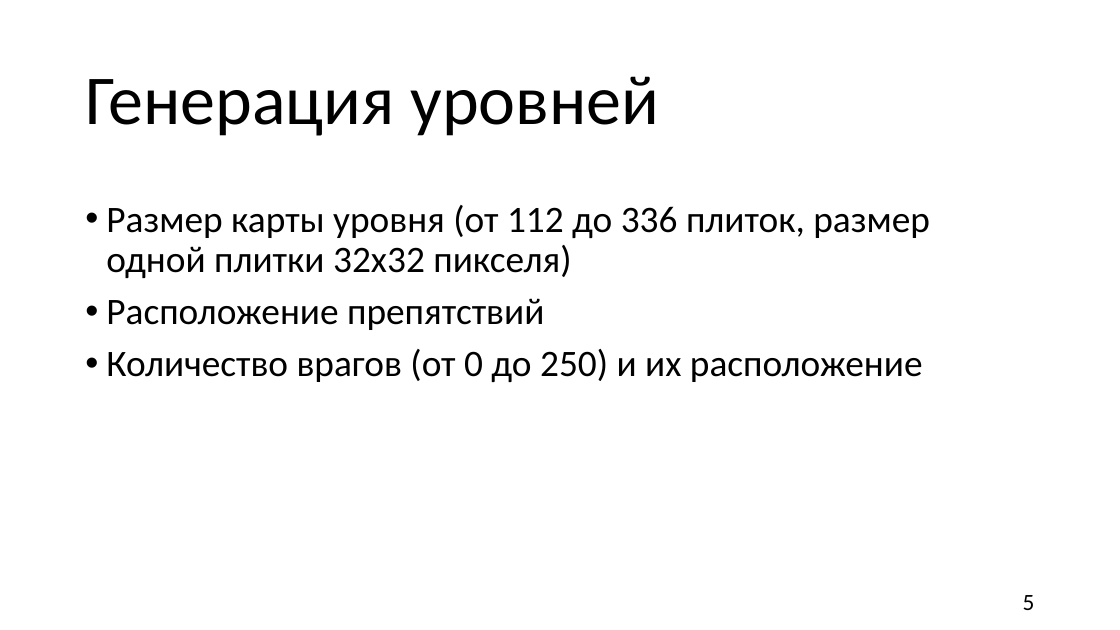
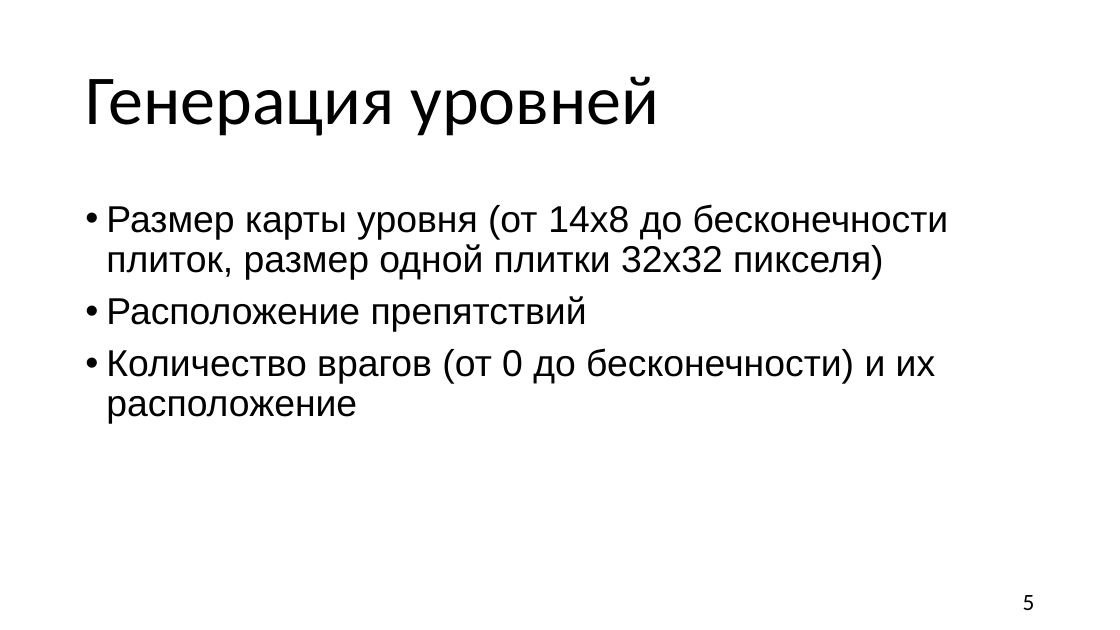
Before and after one commit to TiltInteractive/The-game-Resperation-, a slide deck: slide 5 of Б9121_09_03_03пикд_команда_4_презентация.pptx. Drawn at 1120x630 pixels with LibreOffice and Linux fonts; fonts in the diff are those of the drawing; background and template pictures are left out. Boxes give left, top, right and bottom in pixels: in the first picture for what was removed or moved away, otherwise in the second. Text is boxed around its words. In the diff, an @@ line names an element or a change of style, - is before the commit and + after.

```diff
--- a/Б9121_09_03_03пикд_команда_4_презентация.pptx
+++ b/Б9121_09_03_03пикд_команда_4_презентация.pptx
@@ text at [106,204,948,280]: text changed; font Calibri to Arial @@
-• Размер карты уровня (от 112 до 336 плиток, размер одной плитки 32х32 пикселя)
+• Размер карты уровня (от 14x8 до бесконечности плиток, размер одной плитки 32х32 пикселя)
@@ text at [106,296,587,332]: font Calibri to Arial in "Расположение препятствий" @@
@@ text at [106,348,936,424]: text changed; font Calibri to Arial @@
-• Количество врагов (от 0 до 250) и их расположение
+• Количество врагов (от 0 до бесконечности) и их расположение
```
Also in this commit, not shown: 9 other slides changed.
